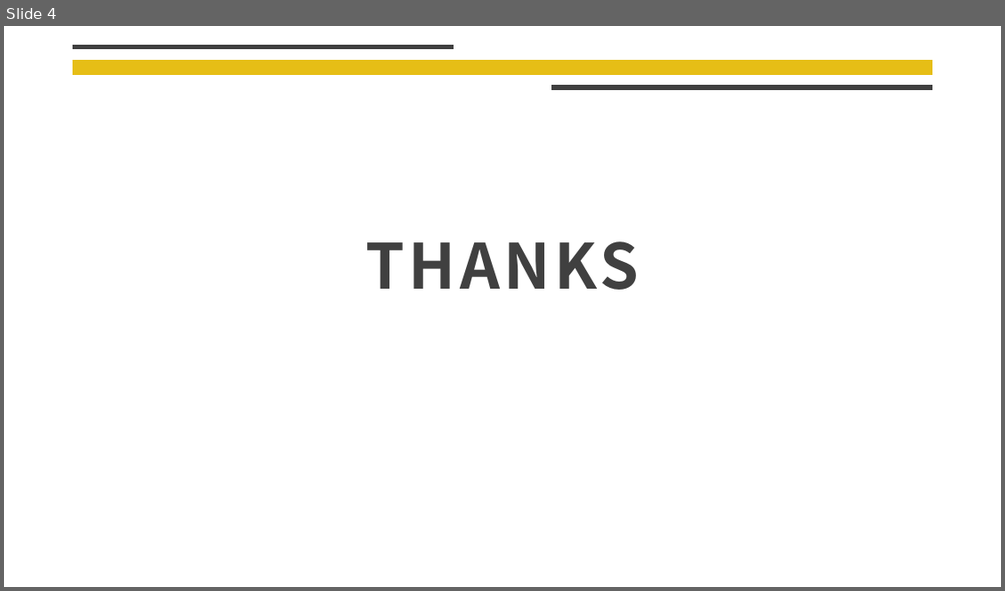
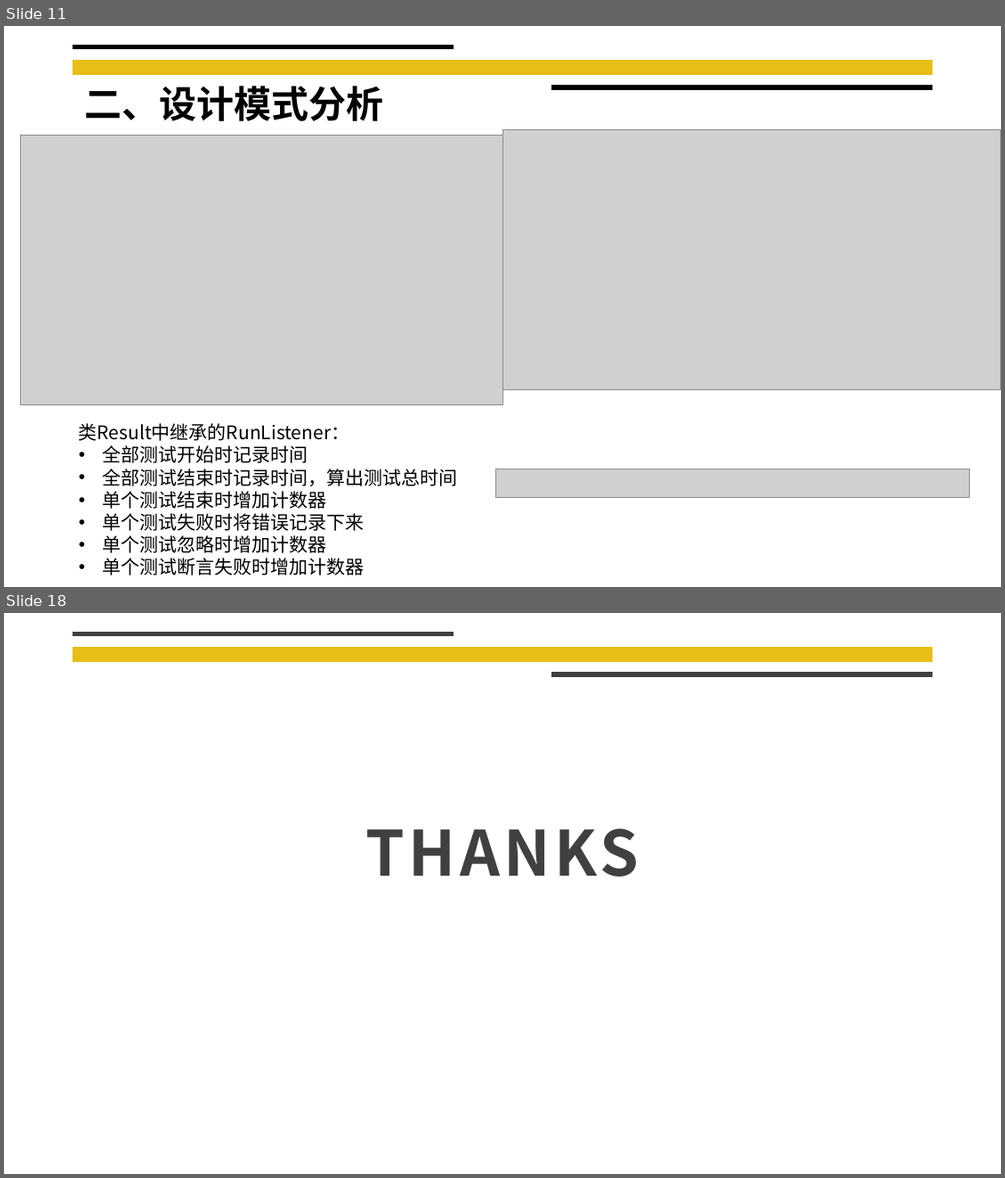
Before and after one commit to liangliang678/UCAS_OOP, a slide deck: Assignment2/课堂研讨.pptx. Shown one above the other, each under a label of ours: slide 4 before the commit, slides 11 and 18 after it; the slides between them are not shown. The pictures are 1005x591 and 1005x1178 pixels, drawn with LibreOffice and Linux fonts; fonts in the diff are those of the drawing; grey boxes stand for pictures; background and template pictures are left out. Boxes give left, top, right and bottom in pixels: in the first picture for what was removed or moved away, otherwise in the second. Text is boxed around its words. In the diff, an @@ line names an element or a change of style, - is before the commit and + after.

```diff
--- a/Assignment2/课堂研讨.pptx
+++ b/Assignment2/课堂研讨.pptx
@@ slide 11 added at box(4, 26, 1001, 587), background #FFFFFF; not listed: 1 template element that a slide beside it also shows @@
@@ line added from (73, 47) to (453, 47), #000000 4.5 pt @@
@@ text added at box(84, 86, 383, 121), 36 pt, text #000000, bold @@
+二、设计模式分析
@@ line added from (551, 87) to (933, 87), #000000 4.5 pt @@
@@ picture added at box(502, 130, 1001, 389) @@
@@ picture added at box(20, 135, 502, 405) @@
@@ text added at box(79, 423, 457, 575), 18 pt, text #000000 @@
+类Result中继承的RunListener：
+• 全部测试开始时记录时间
+• 全部测试结束时记录时间，算出测试总时间
+• 单个测试结束时增加计数器
+• 单个测试失败时将错误记录下来
+• 单个测试忽略时增加计数器
+• 单个测试断言失败时增加计数器
@@ picture added at box(495, 468, 970, 498) @@
@@ what was slide 4 is now slide 18 @@
```
Also in this commit, not shown: 3 slides changed, 13 other slides added.
